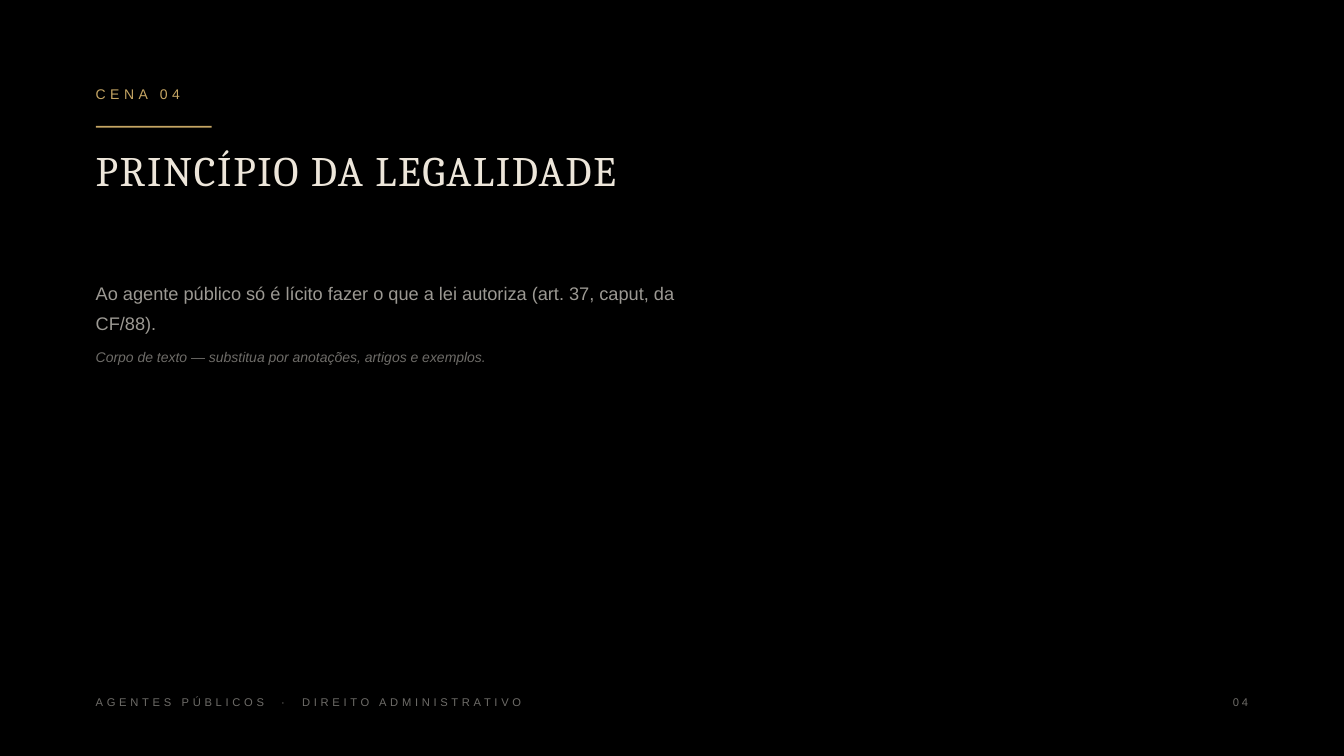
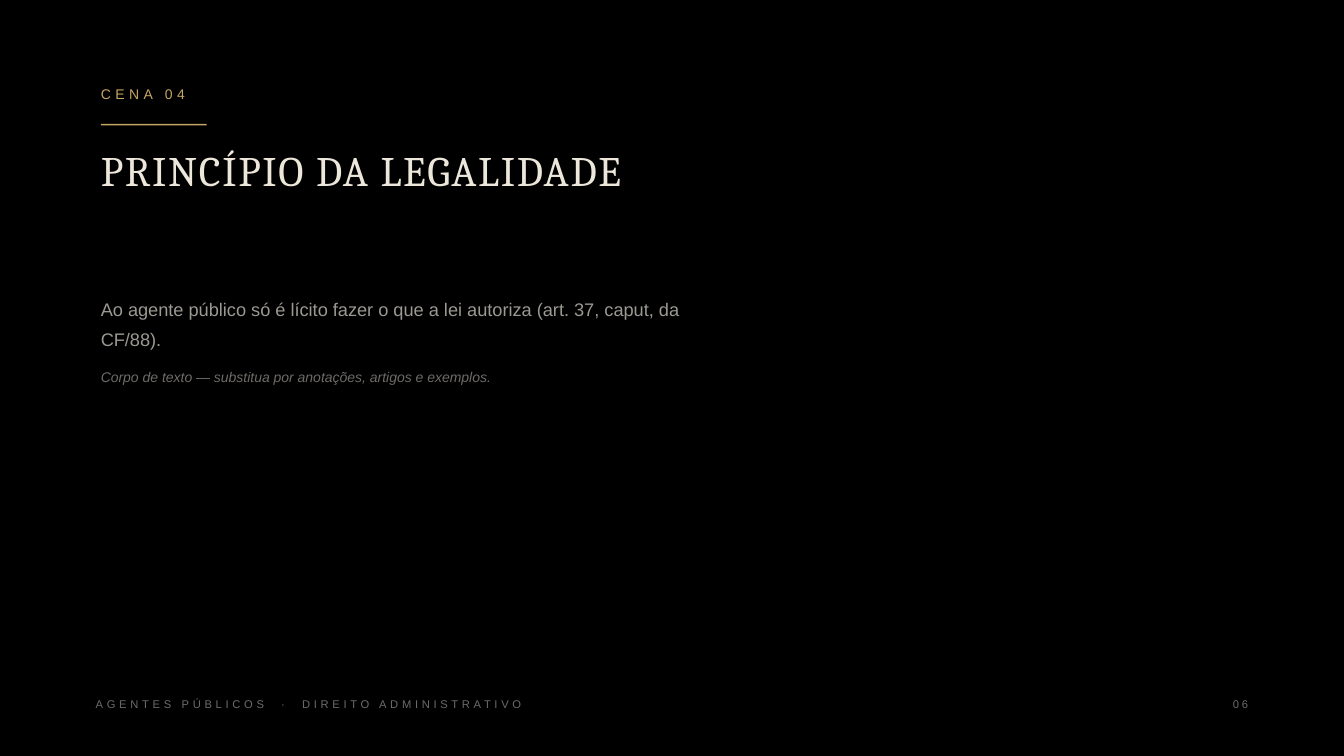
Before and after one commit to ceo-backup-save/rea, a slide deck: slide 6 of storyboards/direito-administrativo-agentes-publicos/apresentacao-agentes-publicos.pptx. Drawn at 1344x756 pixels with LibreOffice and Linux fonts; fonts in the diff are those of the drawing; background and template pictures are left out. Boxes give left, top, right and bottom in pixels: in the first picture for what was removed or moved away, otherwise in the second. Text is boxed around its words. In the diff, an @@ line names an element or a change of style, - is before the commit and + after.

```diff
--- a/storyboards/direito-administrativo-agentes-publicos/apresentacao-agentes-publicos.pptx
+++ b/storyboards/direito-administrativo-agentes-publicos/apresentacao-agentes-publicos.pptx
@@ rectangle: place and size @@
-rectangle at [0,0,827,756]
+rectangle at [0,0,837,756]
@@ text "CENA 04": place and size @@
-text "CENA 04" at [96,89,180,99]
+text "CENA 04" at [101,89,185,99]
@@ text "PRINCÍPIO DA LEGALIDADE" at [101,150,622,187]: line spacing 0.95 to 0.96 @@
@@ rectangle: place and size @@
-rectangle at [96,126,212,128]
+rectangle at [101,124,207,125]
@@ text "Ao agente público só é ...": place and size @@
-text "Ao agente público só é ..." at [96,286,674,365]
+text "Ao agente público só é ..." at [101,302,679,350]
@@ text at [96,352,486,365]: paragraph removed @@
-Corpo de texto — substitua por anotações, artigos e exemplos.
@@ text added at [101,372,491,385], 10 pt, text #6E6C68, italic @@
+Corpo de texto — substitua por anotações, artigos e exemplos.
@@ text at [1233,700,1248,708]: text changed @@
-04
+06
```
Also in this commit, not shown: 15 other slides changed, 1 slide added, 39 other files.
